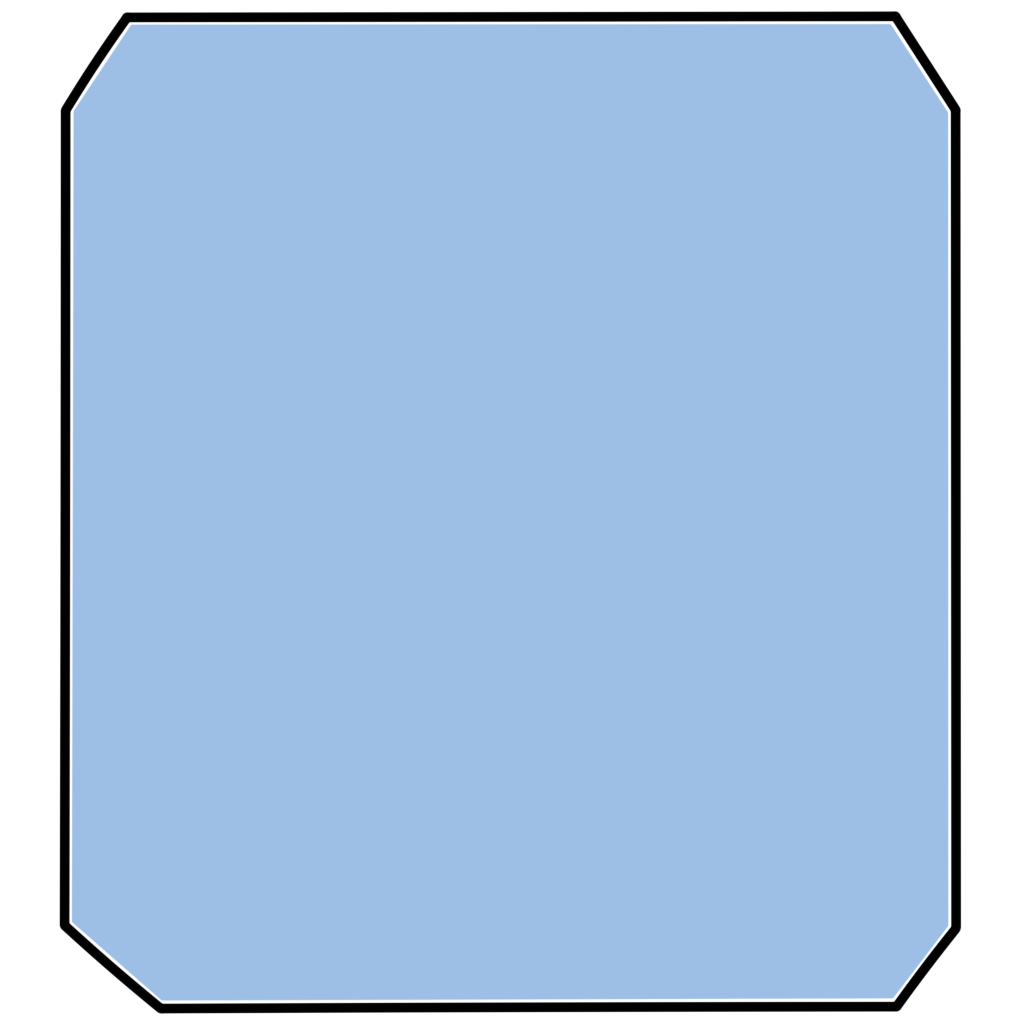
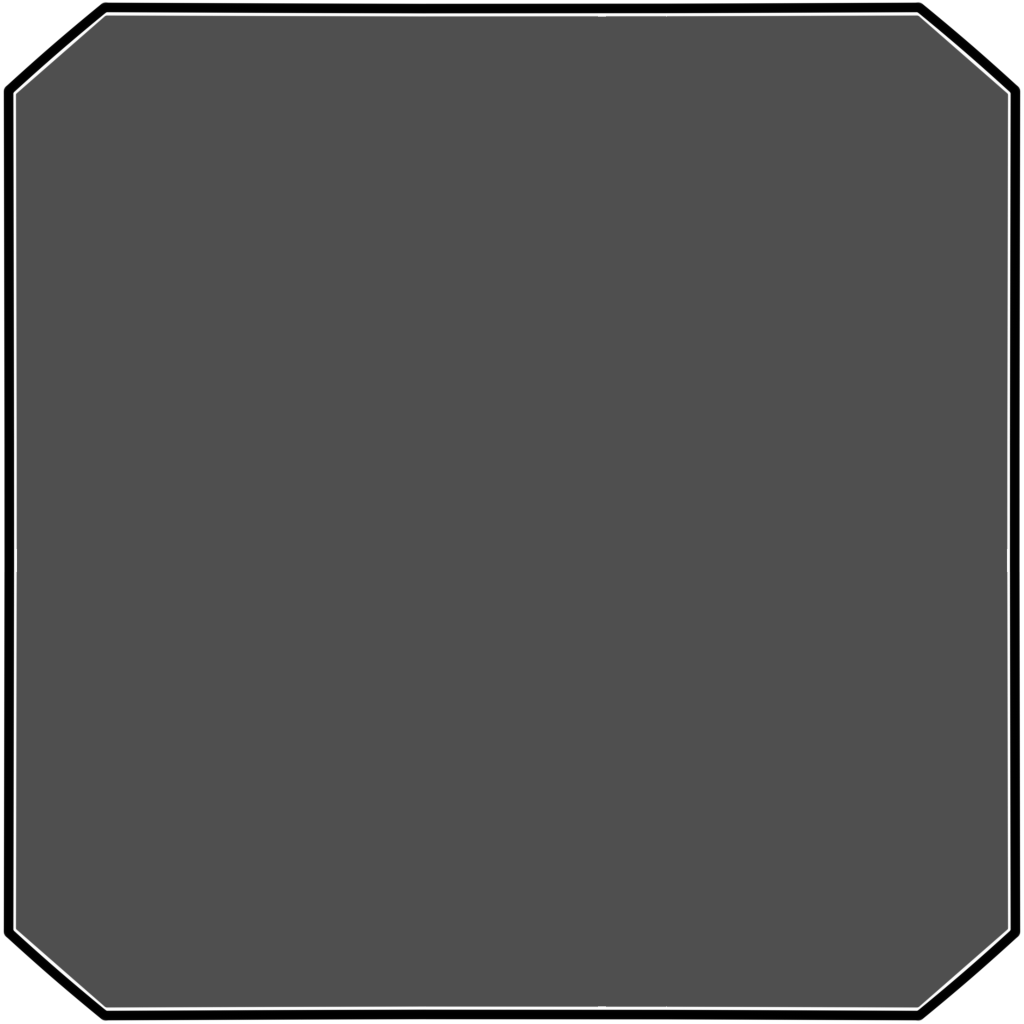
Before/after of a (1024, 1024) layered artwork. What changed in the layer stack:
added group "Copy of Group 1" with 3 layers above "Group 1" over [3, 1, 1021, 1022]
added layer "Linework2 Merged" in group "Copy of Group 1" over [3, 1, 1021, 1022]
added layer "Paint Layer 3" (69%) in group "Copy of Group 1" over [8, 6, 1017, 1017]
moved "Linework1" into group "Group 1" over [59, 10, 962, 1015]
moved "Linework2" into group "Group 1" over [56, 8, 965, 1017]
moved "Layer3" into group "Group 1", painted on it over [66, 17, 956, 1009]
